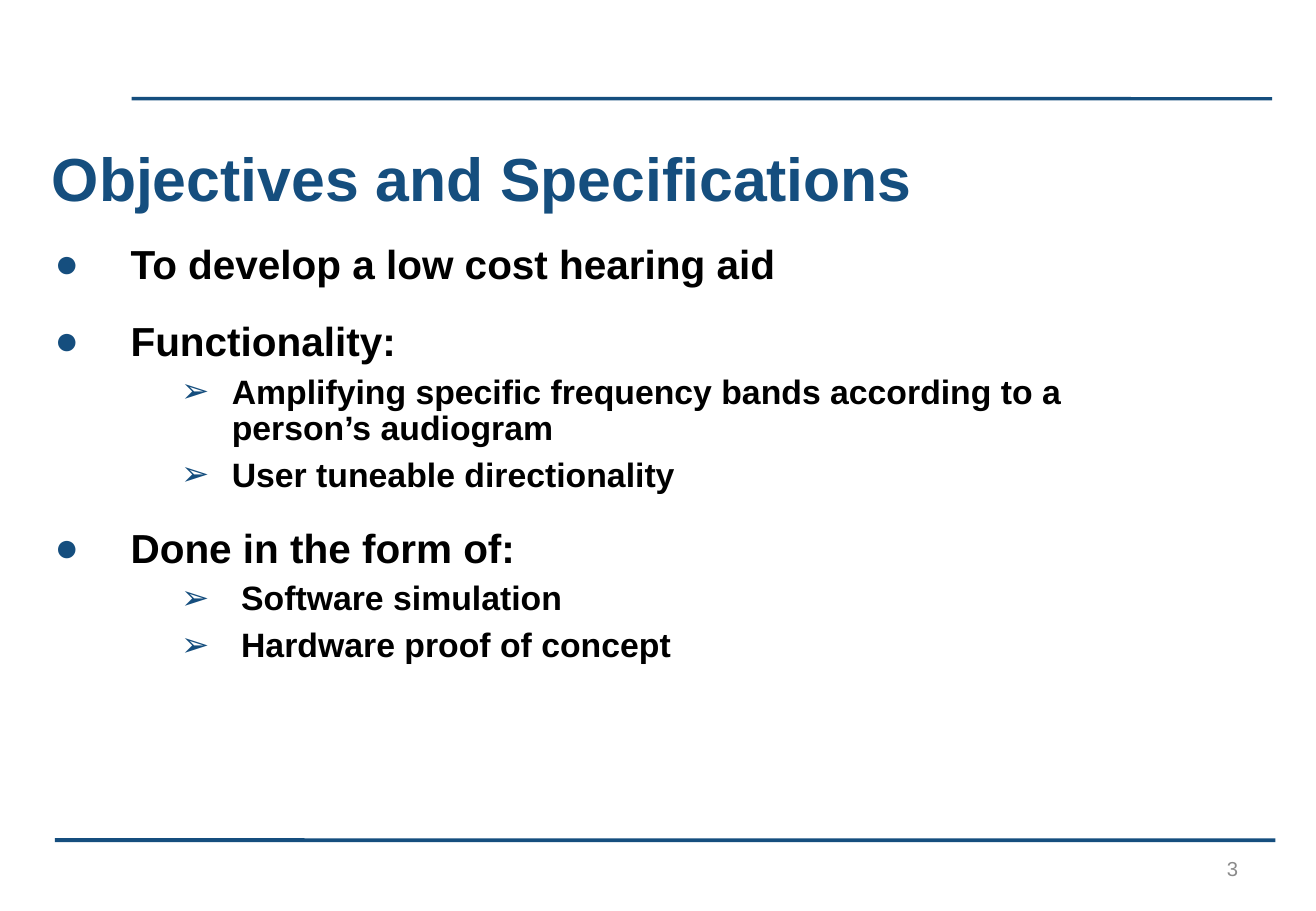
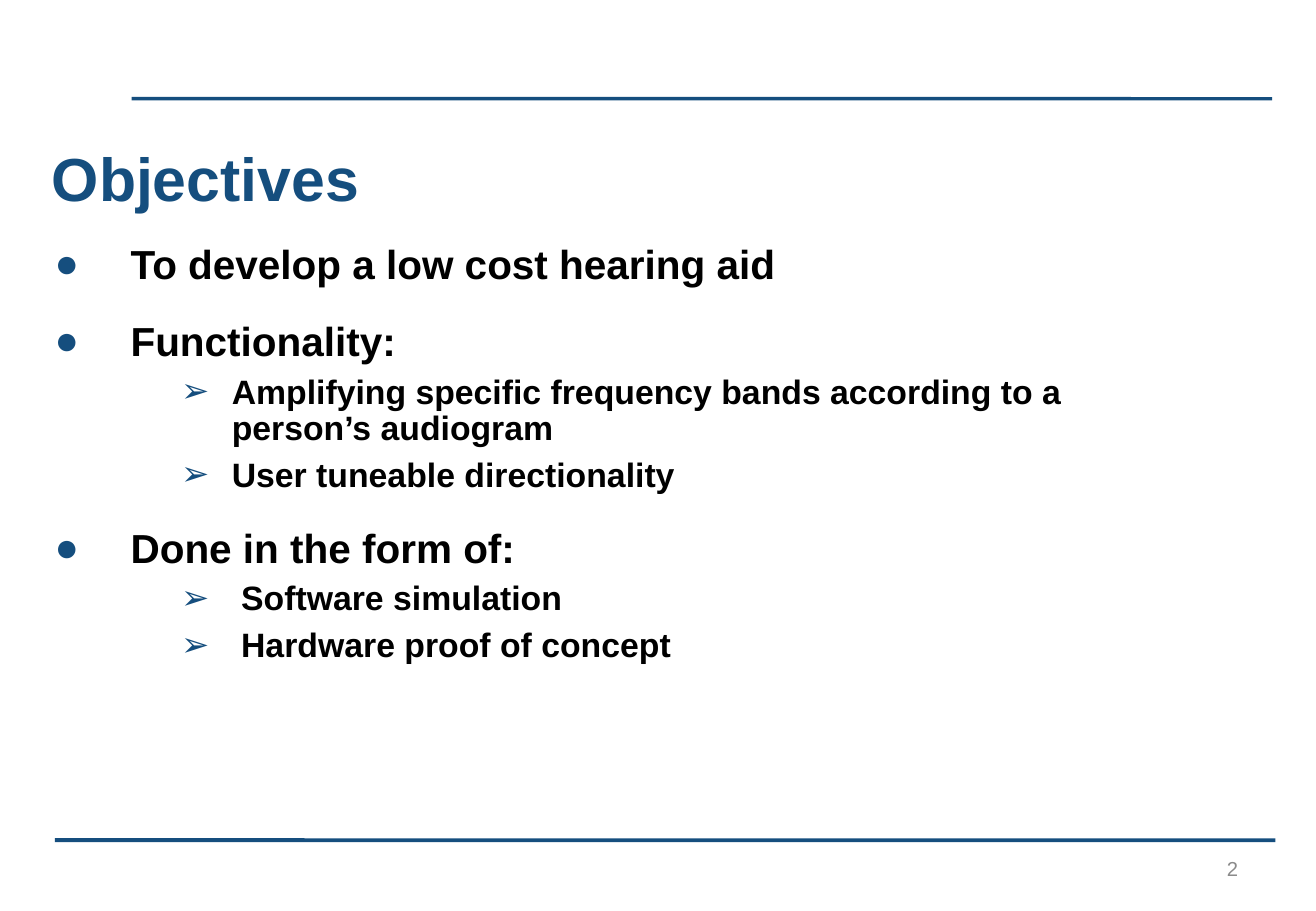
Before and after one commit to kayjayB/I_cant_hear_you, a slide deck: slide 2 of Presentation/Lab Project Presentation.pptx (slide 3 before the commit). Drawn at 1316x911 pixels with LibreOffice and Linux fonts; fonts in the diff are those of the drawing; background and template pictures are left out. Boxes give left, top, right and bottom in pixels: in the first picture for what was removed or moved away, otherwise in the second. Text is boxed around its words. In the diff, an @@ line names an element or a change of style, - is before the commit and + after.

Commit message:
Remove outline slide + edited the text a bit

```diff
--- a/Presentation/Lab Project Presentation.pptx
+++ b/Presentation/Lab Project Presentation.pptx
@@ title at (52,157,359,213): text changed @@
-Objectives and Specifications
+Objectives
@@ page number at (1227,862,1238,876): text changed @@
-3
+2
```
Also in this commit, not shown: 1 slide removed, 1 other file.
